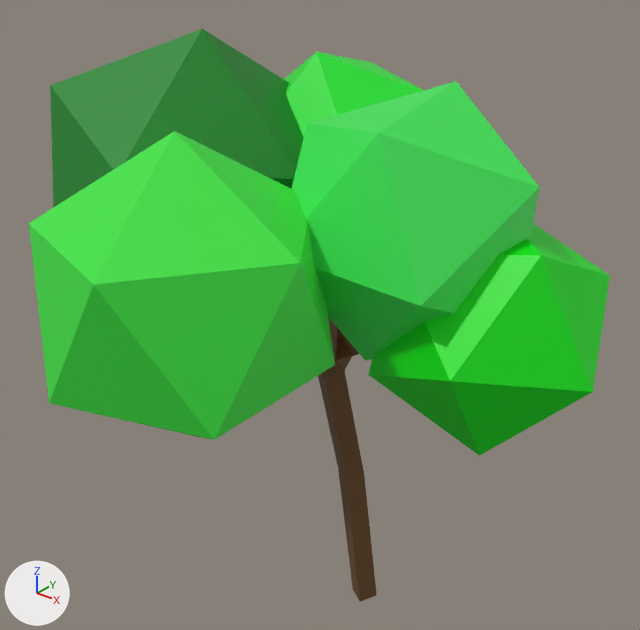
Two versions of the Blender file Serra Negra/Assets/Resources/3D Objects/Models/arvore.blend, one commit apart.
Rendered twice from a 50 mm lens placed at (10.73, -15.38, 17.56), pointed at (-0.03, -1.93, 9.22). Arrows for +X, +Y and +Z are at lower left; the lights stay in place.
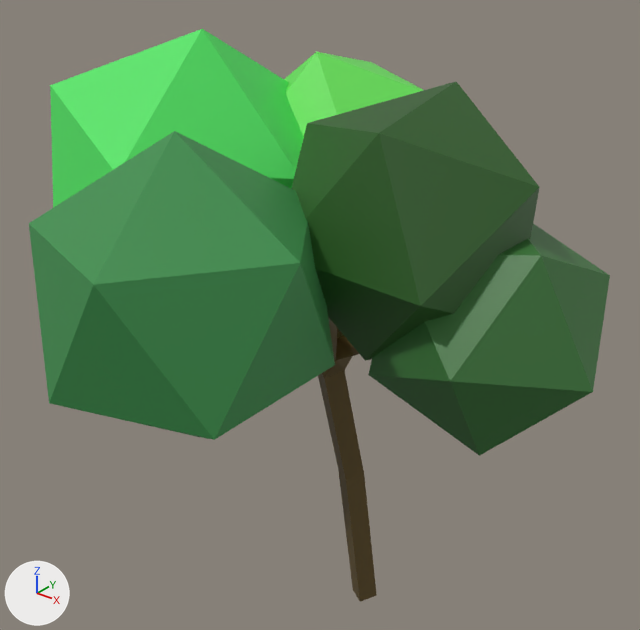
Location of each change, (x1, y1, x2, y2) in pixels of the pictures (640 x 630 px):
'Icosphere', recoloured: (29, 131, 335, 440) in both
'Icosphere.001', recoloured: (292, 82, 540, 361) in both
'Icosphere.002', recoloured: (368, 224, 610, 456) in both
'Icosphere.003', recoloured: (50, 29, 304, 208) in both
'Icosphere.004', recoloured: (284, 52, 424, 137) in both

Diff of the bpy script that builds the scene:
```diff
--- a/Serra Negra/Assets/Resources/3D Objects/Models/arvore.blend.py
+++ b/Serra Negra/Assets/Resources/3D Objects/Models/arvore.blend.py
@@ mat_material_007 @@
+mat_material_007 = principled_material('Material.007')
+mat_material_007.base_color = (0.145, 0.8, 0.103)  # green #6ae75a
@@ mat_material_006 @@
+mat_material_006 = principled_material('Material.006')
+mat_material_006.base_color = (0.0792, 0.8, 0.124)  # green #50e763
@@ mat_material_008 @@
+mat_material_008 = principled_material('Material.008')
+mat_material_008.base_color = (0.0441, 0.179, 0.0411)  # dark green #3b7539
@@ mat_material_009 @@
+mat_material_009 = principled_material('Material.009')
+mat_material_009.base_color = (0.0227, 0.107, 0.0143)  # dark green #2a5c20
@@ mat_material_010 @@
+mat_material_010 = principled_material('Material.010')
+mat_material_010.base_color = (0.045, 0.281, 0.0719)  # green #3c904c
@@ me_icosphere @@
 me_icosphere.from_pydata(...)  # 12 vertices, 20 faces; spans x -0.89..0.89, y -0.85..0.85, z -1.0..1.0
-me_icosphere.materials.append(mat_material_003)  # green #3de742
+me_icosphere.materials.append(mat_material_010)  # green #3c904c
@@ me_icosphere_001 @@
 me_icosphere_001.from_pydata(...)  # 12 vertices, 20 faces; spans x -0.89..0.89, y -0.85..0.85, z -1.0..1.0
-me_icosphere_001.materials.append(mat_material_004)  # green #3ce756
+me_icosphere_001.materials.append(mat_material_009)  # dark green #2a5c20
@@ me_icosphere_002 @@
 me_icosphere_002.from_pydata(...)  # 12 vertices, 20 faces; spans x -0.89..0.89, y -0.85..0.85, z -1.0..1.0
-me_icosphere_002.materials.append(mat_material_005)  # green #04e70e
+me_icosphere_002.materials.append(mat_material_008)  # dark green #3b7539
@@ me_icosphere_003 @@
 me_icosphere_003.from_pydata(...)  # 12 vertices, 20 faces; spans x -0.89..0.89, y -0.85..0.85, z -1.0..1.0
-me_icosphere_003.materials.append(mat_material_002)  # green #168827
+me_icosphere_003.materials.append(mat_material_006)  # green #50e763
@@ me_icosphere_004 @@
 me_icosphere_004.from_pydata(...)  # 12 vertices, 20 faces; spans x -0.89..0.89, y -0.85..0.85, z -1.0..1.0
-me_icosphere_004.materials.append(mat_material_001)  # green #1ee731
+me_icosphere_004.materials.append(mat_material_007)  # green #6ae75a
```
